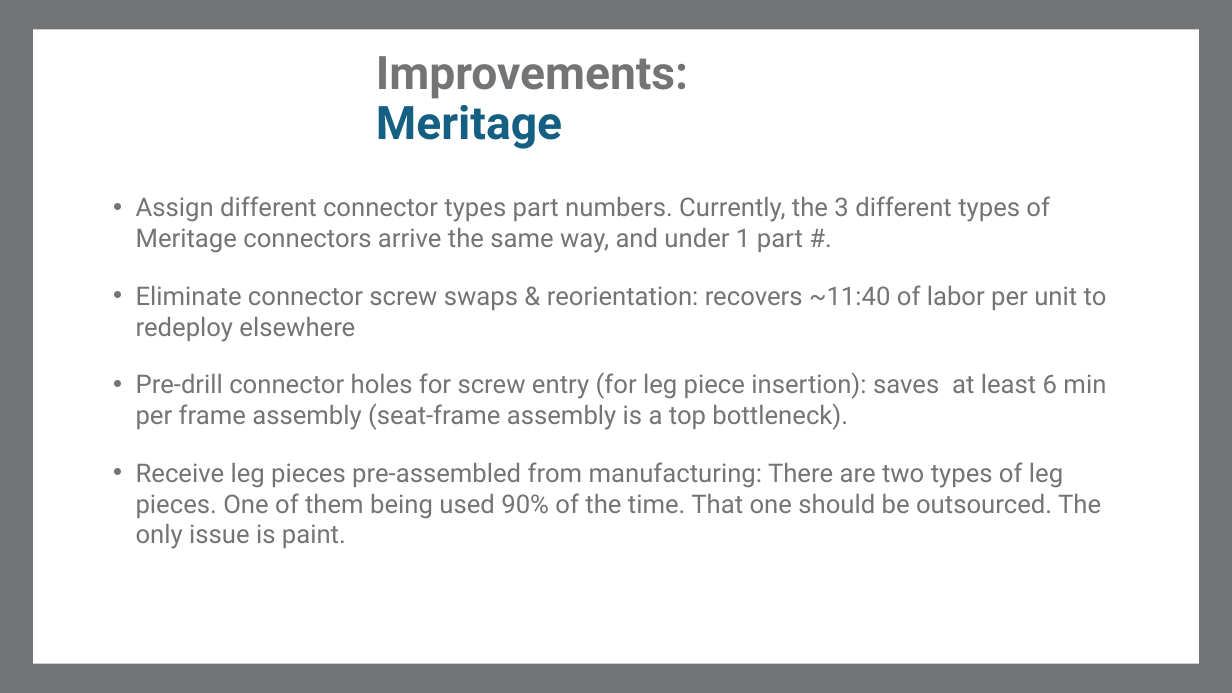
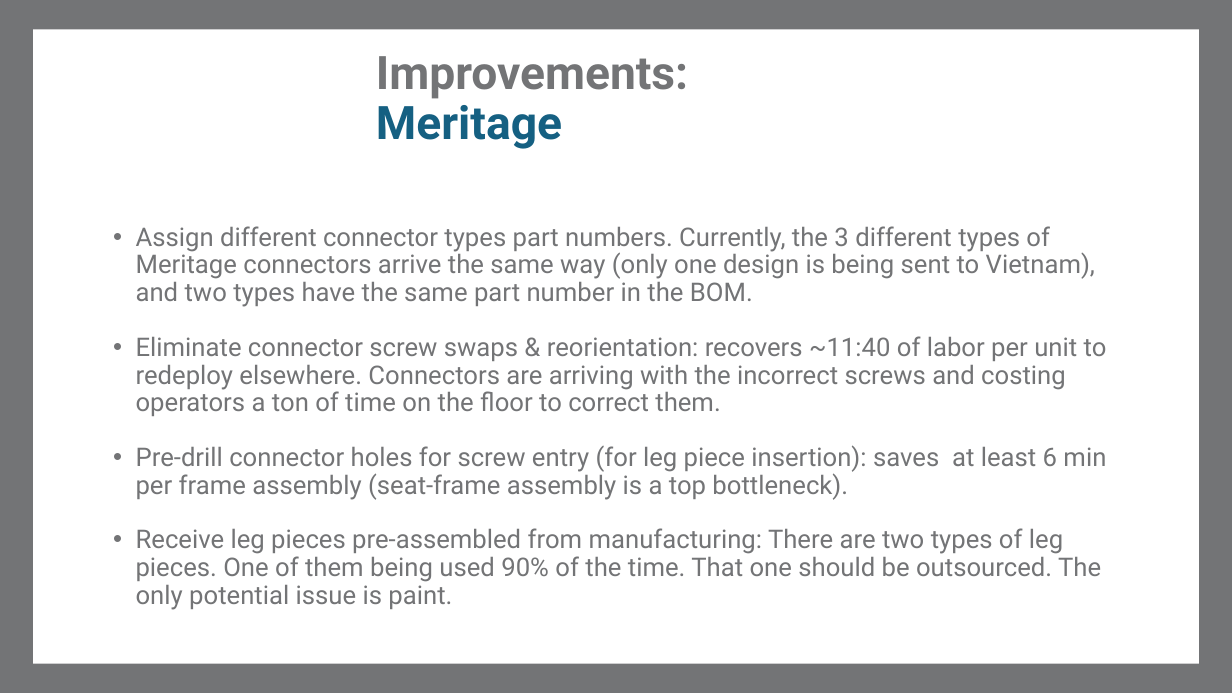
Before and after one commit to macokeefe/claude-code-system, a slide deck: slide 4 of standard-work/standalone/Meritage_Engineering_Improvements.pptx (slide 5 before the commit). Drawn at 1232x693 pixels with LibreOffice and Linux fonts; fonts in the diff are those of the drawing; background and template pictures are left out. Boxes give left, top, right and bottom in pixels: in the first picture for what was removed or moved away, otherwise in the second. Text is boxed around its words. In the diff, an @@ line names an element or a change of style, - is before the commit and + after.

```diff
--- a/standard-work/standalone/Meritage_Engineering_Improvements.pptx
+++ b/standard-work/standalone/Meritage_Engineering_Improvements.pptx
@@ text "Assign different connector types part ...": place and size @@
-text "Assign different connector types part ..." at bbox=[136, 196, 1107, 549]
+text "Assign different connector types part ..." at bbox=[136, 226, 1107, 610]
@@ text at bbox=[136, 226, 1107, 416]: text changed @@
-• Assign different connector types part numbers. Currently, the 3 different types of Meritage connectors arrive the same way, and under 1 part #.
-• Eliminate connector screw swaps & reorientation: recovers ~11:40 of labor per unit to redeploy elsewhere
+• Assign different connector types part numbers. Currently, the 3 different types of Meritage connectors arrive the same way (only one design is being sent to Vietnam), and two types have the same part number in the BOM.
+• Eliminate connector screw swaps & reorientation: recovers ~11:40 of labor per unit to redeploy elsewhere. Connectors are arriving with the incorrect screws and costing operators a ton of time on the floor to correct them.
@@ text at bbox=[136, 445, 1106, 500]: line spacing 1 to 0.9 @@
@@ text at bbox=[136, 528, 1101, 610]: text changed @@
-• Receive leg pieces pre-assembled from manufacturing: There are two types of leg pieces. One of them being used 90% of the time. That one should be outsourced. The only issue is paint.
+• Receive leg pieces pre-assembled from manufacturing: There are two types of leg pieces. One of them being used 90% of the time. That one should be outsourced. The only potential issue is paint.
```
Also in this commit, not shown: 9 other slides changed, 2 slides added, 4 slides removed.
